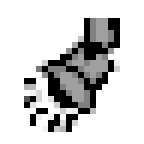
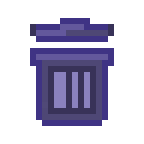
The second 144 × 144 image is a revision of the first. Changes to its layers:
added group "Delete" with 2 layers above "AddSpotLight" over (24, 18, 120, 126)
added layer "delete-icon" in group "Delete" over (30, 18, 114, 126)
hid group "AddSpotLight" (1 layers) over (24, 18, 120, 132)
